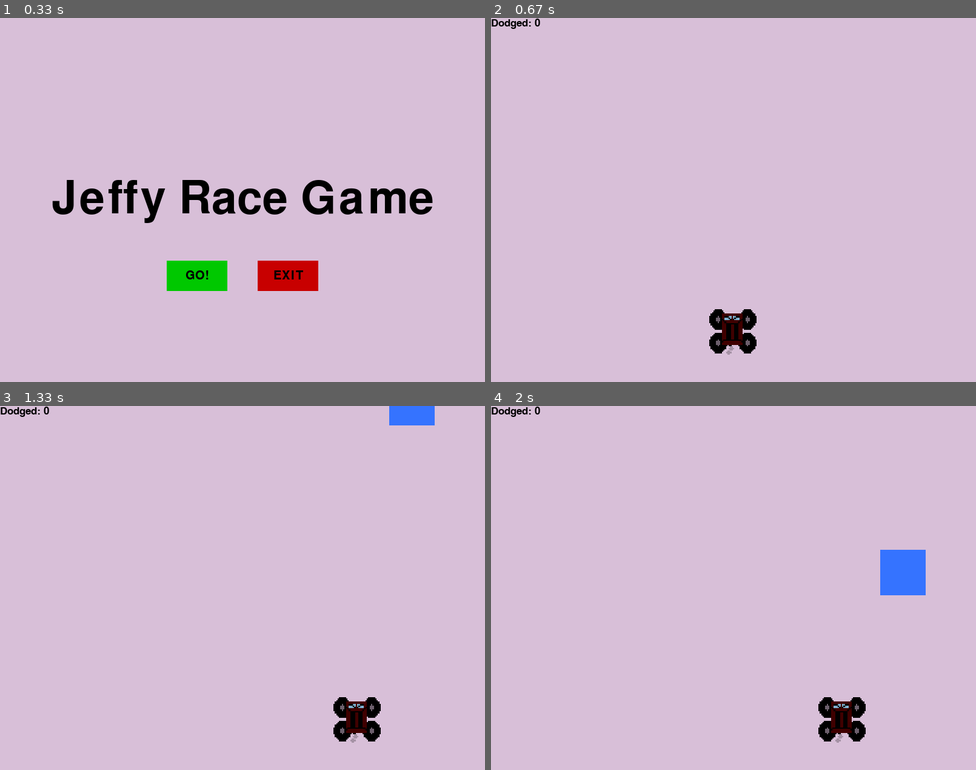
Above: before the commit, frames 1-4 (two rows, left to right).
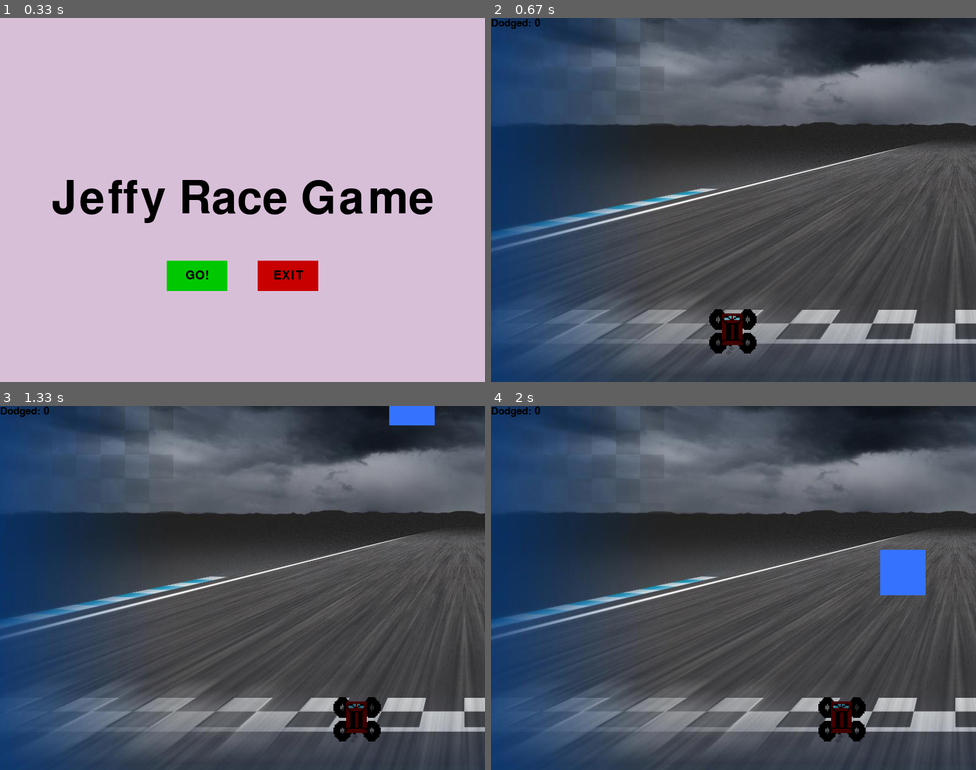
Above: after the commit, the same moments.

Repository: jeffdruid/Pygame_Test
Game: pygame game, started from Jeff_race_game.py
Two runs of this game, one before a commit and one after it. Both use one fixed random seed, a clock stepped at 60 frames per second and the inputs below.
Inputs (mouse positions are in pixels of both pictures, inside the frame that each line leads up to):
- Up to frame 1 (0.33 s): no input
- Up to frame 2 (0.67 s): click "GO!" at 0.42 s
- Up to frame 3 (1.33 s): hold Right 0.67-1.13 s; move the mouse to (223, 602) at 0.7 s; hold Right from 1.17 s (still down)
- Up to frame 4 (2 s): release Right at 1.63 s; hold Left from 1.67 s (still down)

Frame 1 is identical in both runs. In frame 2, 99% of the frame differs, in the area x 0-100%, y 0-100%; in frame 3, 98%; in frame 4, 98%.

Commit message:
Update and rename test2.py to Jeff_race_game.py
adding a background to the main screen

Diff:
--- a/test2.py
+++ b/Jeff_race_game.py
@@ -32,6 +32,8 @@
 carImg = pygame.image.load("car.png")
 gameIcon = pygame.image.load("icon.png")
 pygame.display.set_icon(gameIcon)
+
+background = pygame.image.load("background.png")
 
 pause = False
 
@@ -196,6 +198,7 @@
         x += x_change
 
         gameDisplay.fill(white)
+        gameDisplay.blit(background,(0,0))
 
         things(thing_startx, thing_starty, thing_width, thing_height, block_color)
         thing_starty += thing_speed
